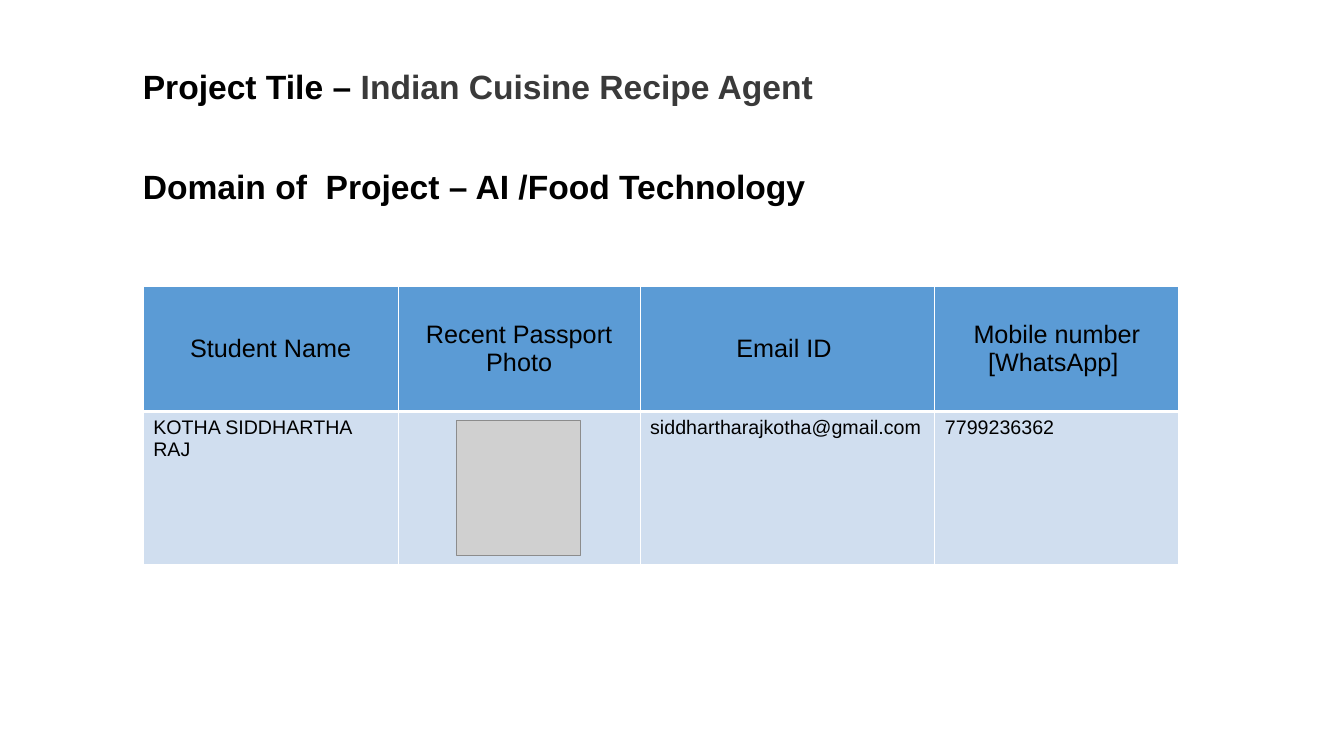
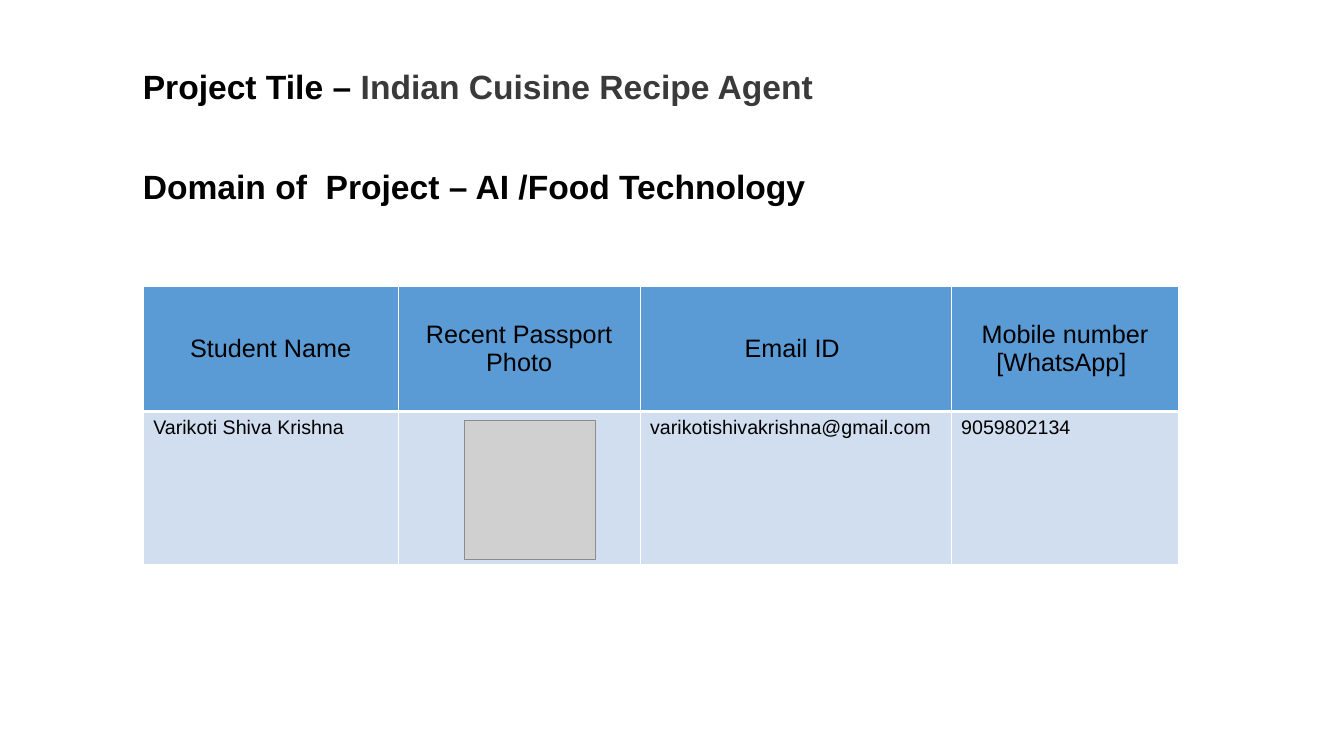
Before and after one commit to Shiva-Krishna-Varikoti/Indian-cuisine-food-recipe-assistant, a slide deck: slide 2 of EduentFoundation_IBMUniversityEngagement.pptx. Drawn at 1344x756 pixels with LibreOffice and Linux fonts; fonts in the diff are those of the drawing; grey boxes stand for pictures. Boxes give left, top, right and bottom in pixels: in the first picture for what was removed or moved away, otherwise in the second. Text is boxed around its words. In the diff, an @@ line names an element or a change of style, - is before the commit and + after.

```diff
--- a/EduentFoundation_IBMUniversityEngagement.pptx
+++ b/EduentFoundation_IBMUniversityEngagement.pptx
@@ table at box(143, 286, 1180, 565) @@
-row 2: KOTHA SIDDHARTHA RAJ |  | siddhartharajkotha@gmail.com | 7799236362
+row 2: Varikoti Shiva Krishna |  | varikotishivakrishna@gmail.com | 9059802134
@@ picture: place and size @@
-picture at box(456, 420, 580, 556)
+picture at box(465, 420, 596, 560)
```
Also in this commit, not shown: 1 other slide changed.
